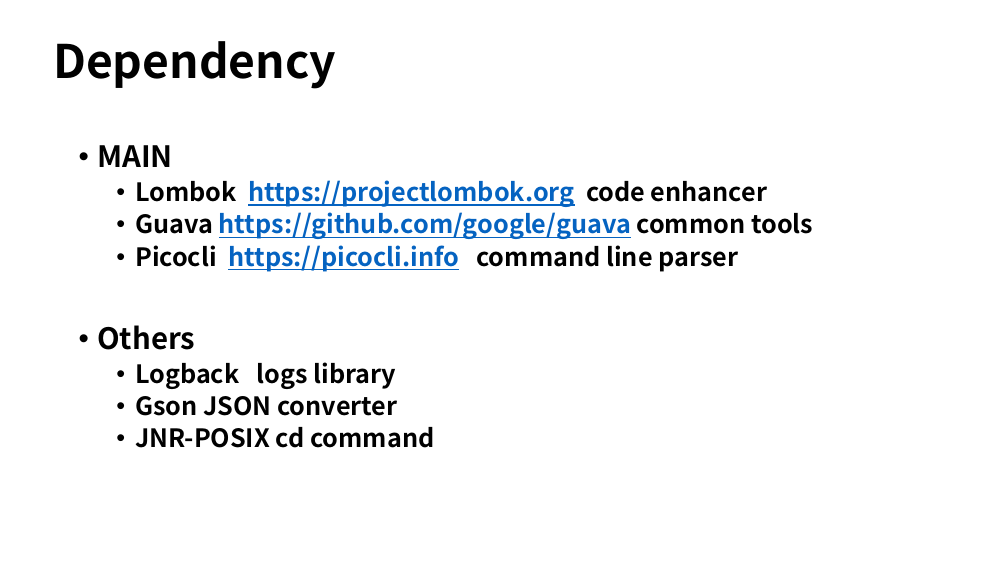
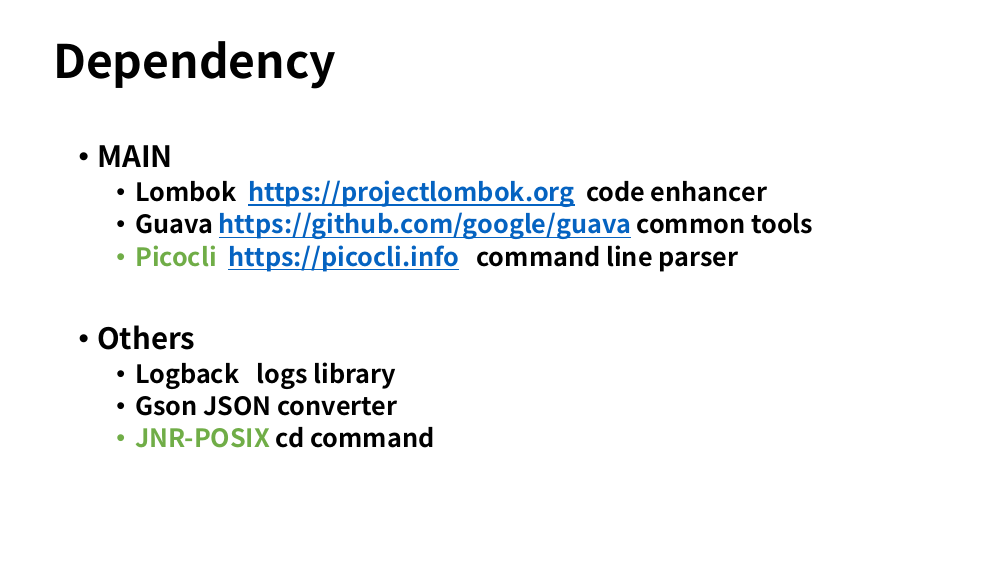
Before and after one commit to ReZeroS/git, a slide deck: slide 2 of doc/ZIT.pptx. Drawn at 1008x567 pixels with LibreOffice and Linux fonts; fonts in the diff are those of the drawing. Boxes give left, top, right and bottom in pixels: in the first picture for what was removed or moved away, otherwise in the second. Text is boxed around its words. In the diff, an @@ line names an element or a change of style, - is before the commit and + after.

```diff
--- a/doc/ZIT.pptx
+++ b/doc/ZIT.pptx
@@ text at (x1=135, y1=245, x2=738, y2=448): text colour #000000 to #70AD47 in "Picocli", "JNR-POSIX" @@
```
Also in this commit, not shown: 5 other slides changed, 10 slides added, 7 slides removed, 2 other files.
